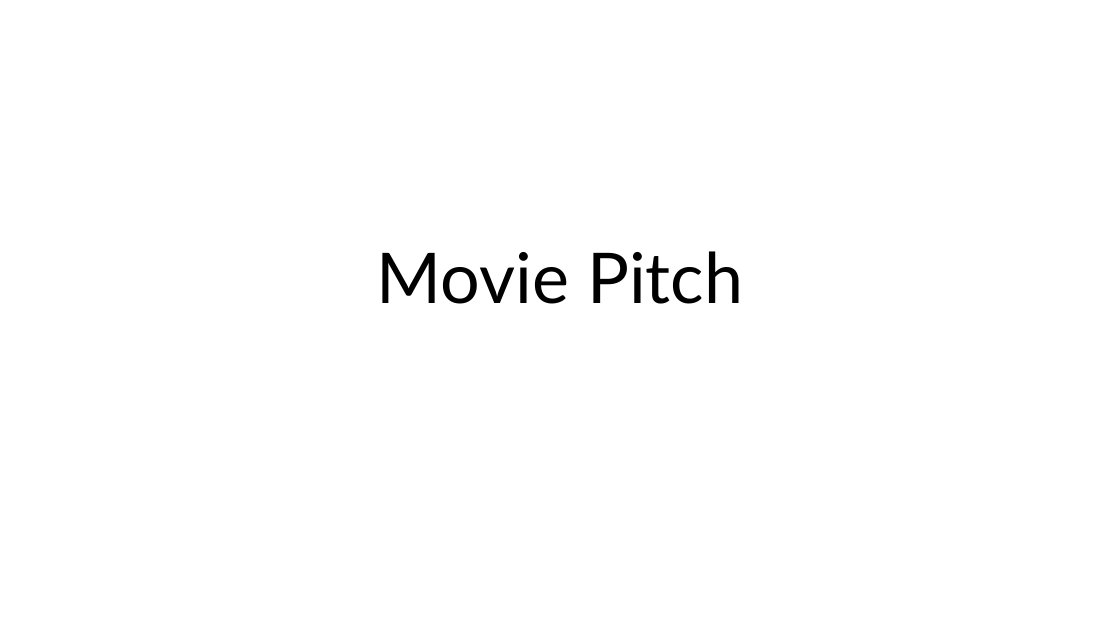
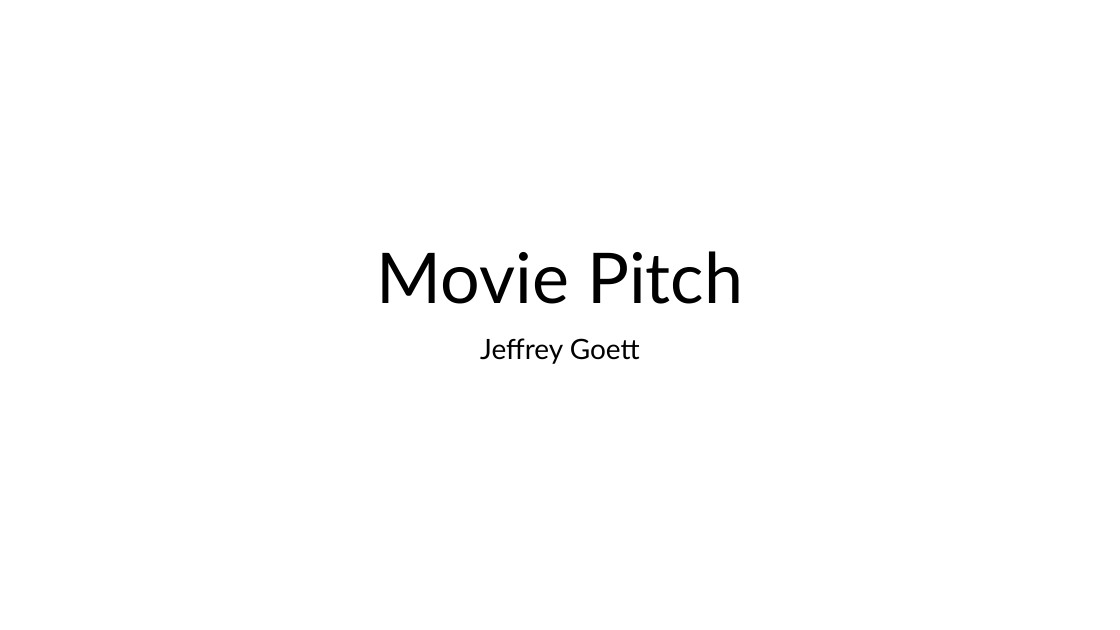
Before and after one commit to jgoett2/Phase-2-MovieProject, a slide deck: slide 1 of Presentation/Presentation.pptx. Drawn at 1120x630 pixels with LibreOffice and Linux fonts; fonts in the diff are those of the drawing. Boxes give left, top, right and bottom in pixels: in the first picture for what was removed or moved away, otherwise in the second. Text is boxed around its words. In the diff, an @@ line names an element or a change of style, - is before the commit and + after.

```diff
--- a/Presentation/Presentation.pptx
+++ b/Presentation/Presentation.pptx
@@ subtitle added at <box>480,338,640,364</box>, 24 pt, text #000000 @@
+Jeffrey Goett
```
Also in this commit, not shown: 4 other slides changed, 3 slides added, 2 slides removed.
